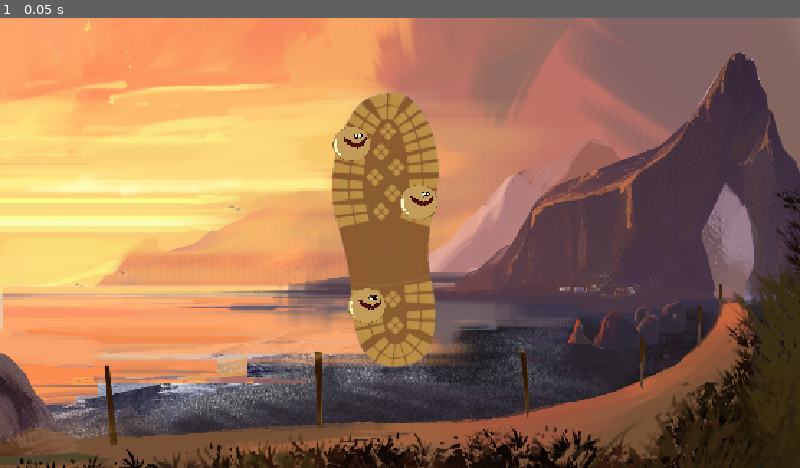
Above: before the commit, frame 1.
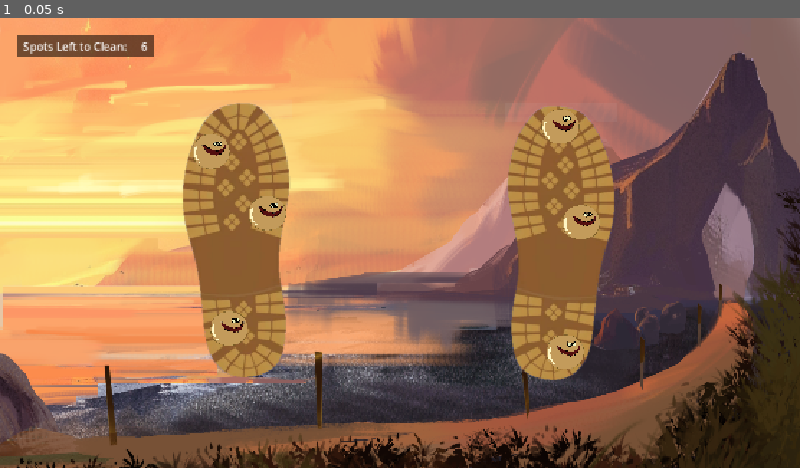
Above: after the commit, the same moment.

Repository: wmas516/SOFTENG700-Guardians-of-the-Forest
Game: Godot game, scene res://main/scenes/levels/minigames/CleaningBoot.tscn
The game is run twice, just before and just after one commit, with the same random seed, the same clock (stepped at 60 frames per second) and the same inputs. This scene is started directly instead of the project's main scene.
Inputs:
- Up to frame 1 (0.05 s): no input

The runs differ from the first frame. In frame 1, 20% of the frame differs, in the area x 2-77%, y 3-81%.

Commit message:
feat: boot clean ui

Diff:
--- /dev/null
+++ b/guardians-of-the-forrest/main/scenes/levels/minigames/BranchTrim.tscn
@@ -0,0 +1,22 @@
+[gd_scene format=3 uid="uid://b7kn5yvkqh6q0"]
+
+[ext_resource type="PackedScene" uid="uid://hvuda7qthsar" path="res://main/scenes/backgrounds/Background2.tscn" id="1_vrsdg"]
+[ext_resource type="PackedScene" uid="uid://b3vkbv5hgt1rw" path="res://main/scenes/levels/defense/Tree1.tscn" id="2_tq68q"]
+[ext_resource type="Script" uid="uid://7otirbekpvxs" path="res://main/scripts/src/main/minigames/Tree.gd" id="3_g4fll"]
+[ext_resource type="PackedScene" uid="uid://bgxy6l7ed5p4d" path="res://main/scenes/levels/defense/Tree2.tscn" id="4_dwokx"]
+
+[node name="BranchTrim" type="Node2D" unique_id=303672061]
+
+[node name="Background2" parent="." unique_id=1169487791 instance=ExtResource("1_vrsdg")]
+
+[node name="Tree" parent="." unique_id=616234793 instance=ExtResource("2_tq68q")]
+position = Vector2(367.00003, 425.00003)
+scale = Vector2(0.385, 0.385)
+script = ExtResource("3_g4fll")
+infected = true
+
+[node name="Tree2" parent="." unique_id=1849605979 instance=ExtResource("4_dwokx")]
+position = Vector2(898.99994, 439)
+scale = Vector2(0.38, 0.38)
+script = ExtResource("3_g4fll")
+infected = true
--- a/guardians-of-the-forrest/main/scenes/levels/minigames/CleaningBoot.tscn
+++ b/guardians-of-the-forrest/main/scenes/levels/minigames/CleaningBoot.tscn
@@ -5,11 +5,67 @@
 [ext_resource type="Texture2D" uid="uid://mf58lw5qq7re" path="res://resources/enemies/Dirty_Bubble.png" id="3_gy606"]
 [ext_resource type="Texture2D" uid="uid://dty80mflvv0fc" path="res://resources/props/shoe.png" id="4_v40sw"]
 
+[sub_resource type="StyleBoxFlat" id="StyleBoxFlat_hyicb"]
+bg_color = Color(0, 0, 0, 0.55)
+
 [sub_resource type="GDScript" id="GDScript_gy606"]
 
 [node name="CleaningBoot" type="Node2D" unique_id=965748908 node_paths=PackedStringArray("sprites")]
 script = ExtResource("1_gy606")
-sprites = [NodePath("Sprite2D"), NodePath("Sprite2D2"), NodePath("Sprite2D3")]
+sprites = [NodePath("Sprite2D"), NodePath("Sprite2D2"), NodePath("Sprite2D3"), NodePath("Sprite2D4"), NodePath("Sprite2D5"), NodePath("Sprite2D6")]
+
+[node name="HUD" type="Control" parent="." unique_id=1332782465]
+layout_mode = 3
+anchors_preset = 0
+offset_right = 1152.0
+offset_bottom = 648.0
+
+[node name="MarginContainer" type="MarginContainer" parent="HUD" unique_id=244367267]
+layout_mode = 0
+offset_right = 1152.0
+offset_bottom = 648.0
+theme_override_constants/margin_left = 25
+theme_override_constants/margin_top = 25
+theme_override_constants/margin_right = 25
+theme_override_constants/margin_bottom = 25
+
+[node name="HBoxContainer" type="VBoxContainer" parent="HUD/MarginContainer" unique_id=1037876537]
+layout_mode = 2
+theme_override_constants/separation = 1
+
+[node name="Wave" type="PanelContainer" parent="HUD/MarginContainer/HBoxContainer" unique_id=1381198697]
+layout_mode = 2
+size_flags_horizontal = 0
+theme_override_styles/panel = SubResource("StyleBoxFlat_hyicb")
+
+[node name="HBoxContainer" type="HBoxContainer" parent="HUD/MarginContainer/HBoxContainer/Wave" unique_id=676610854]
+layout_mode = 2
+size_flags_horizontal = 0
+theme_override_constants/separation = 0
+
+[node name="MarginContainer" type="MarginContainer" parent="HUD/MarginContainer/HBoxContainer/Wave/HBoxContainer" unique_id=1310756826]
+layout_mode = 2
+theme_override_constants/margin_left = 8
+theme_override_constants/margin_top = 4
+theme_override_constants/margin_right = 8
+theme_override_constants/margin_bottom = 4
+
+[node name="Title" type="Label" parent="HUD/MarginContainer/HBoxContainer/Wave/HBoxContainer/MarginContainer" unique_id=139965579]
+layout_mode = 2
+size_flags_vertical = 0
+theme_override_font_sizes/font_size = 16
+text = "Spots Left to Clean: "
+
+[node name="MarginContainer2" type="MarginContainer" parent="HUD/MarginContainer/HBoxContainer/Wave/HBoxContainer" unique_id=882530717]
+layout_mode = 2
+theme_override_constants/margin_left = 8
+theme_override_constants/margin_top = 4
+theme_override_constants/margin_right = 8
+theme_override_constants/margin_bottom = 4
+
+[node name="CurrentSpots" type="Label" parent="HUD/MarginContainer/HBoxContainer/Wave/HBoxContainer/MarginContainer2" unique_id=701112630]
+layout_mode = 2
+text = "67"
 
 [node name="TextureRect" type="TextureRect" parent="." unique_id=1618740350]
 z_index = -2
@@ -18,26 +74,51 @@
 texture = ExtResource("1_jdw5w")
 expand_mode = 2
 
+[node name="Shoe" type="Sprite2D" parent="." unique_id=1258363042]
+z_index = -1
+position = Vector2(340, 320)
+rotation = -1.5707964
+texture = ExtResource("4_v40sw")
+
 [node name="Sprite2D" type="Sprite2D" parent="." unique_id=2013017918]
-position = Vector2(505.44827, 181.09767)
+position = Vector2(303, 192)
 scale = Vector2(0.052873563, 0.060237985)
 texture = ExtResource("3_gy606")
 script = SubResource("GDScript_gy606")
 
-[node name="Shoe" type="Sprite2D" parent="." unique_id=1258363042]
-z_index = -1
-position = Vector2(555, 305)
-rotation = -1.5707964
-texture = ExtResource("4_v40sw")
-
 [node name="Sprite2D2" type="Sprite2D" parent="." unique_id=1699567667]
-position = Vector2(602, 265)
+position = Vector2(384, 281)
 scale = Vector2(0.052873563, 0.060237985)
 texture = ExtResource("3_gy606")
 script = SubResource("GDScript_gy606")
 
 [node name="Sprite2D3" type="Sprite2D" parent="." unique_id=2123999987]
-position = Vector2(527, 414)
+position = Vector2(329, 447)
 scale = Vector2(0.052873563, 0.060237985)
 texture = ExtResource("3_gy606")
 script = SubResource("GDScript_gy606")
+
+[node name="Shoe2" type="Sprite2D" parent="." unique_id=1399124704]
+z_index = -1
+position = Vector2(808, 324)
+rotation = -1.5707964
+texture = ExtResource("4_v40sw")
+flip_v = true
+
+[node name="Sprite2D4" type="Sprite2D" parent="." unique_id=134418159]
+position = Vector2(806, 156)
+scale = Vector2(0.052873563, 0.060237985)
+texture = ExtResource("3_gy606")
+script = SubResource("GDScript_gy606")
+
+[node name="Sprite2D5" type="Sprite2D" parent="." unique_id=1472434478]
+position = Vector2(836, 294)
+scale = Vector2(0.052873563, 0.060237985)
+texture = ExtResource("3_gy606")
+script = SubResource("GDScript_gy606")
+
+[node name="Sprite2D6" type="Sprite2D" parent="." unique_id=1518245265]
+position = Vector2(813.00006, 481)
+scale = Vector2(0.052873563, 0.060237985)
+texture = ExtResource("3_gy606")
+script = SubResource("GDScript_gy606")
--- a/guardians-of-the-forrest/main/scripts/src/main/minigames/CleaningBoot.gd
+++ b/guardians-of-the-forrest/main/scripts/src/main/minigames/CleaningBoot.gd
@@ -2,9 +2,12 @@
 
 @export var sprites: Array[Sprite2D]
 
+@onready var spotLabel: Label = $HUD/MarginContainer/HBoxContainer/Wave/HBoxContainer/MarginContainer2/CurrentSpots
+
 var isDragging = false
 
 func _ready():
+	spotLabel.text = str(sprites.size())
 	pass
 
 func _input(event):
@@ -31,6 +34,7 @@
 		sprites.erase(curSprite)
 		curSprite.queue_free()
 		if (sprites.size() <= 0):
+			clearedSprite(sprites.size())
 			miniGameOver()
 		else:
 			clearedSprite(sprites.size())
@@ -53,7 +57,8 @@
 	return null
 
 func clearedSprite(left: int):
-	print("[Removed Disease]:")
-	print(" - ", left , " left to go")
+	#print("[Removed Disease]:")
+	#print(" - ", left , " left to go")
+	spotLabel.text = str(left)
 func miniGameOver():
 	print("Boot Cleared")
--- /dev/null
+++ b/guardians-of-the-forrest/main/scripts/src/main/minigames/Tree.gd
@@ -0,0 +1,18 @@
+extends StaticBody2D
+
+
+@export var infected: bool = false
+
+@onready var healthSprite : Sprite2D = $Healthy
+@onready var infectedSprite : Sprite2D = $Infected
+
+# Called when the node enters the scene tree for the first time.
+func _ready() -> void:
+	healthSprite.visible = !infected
+	infectedSprite.visible = infected
+	pass # Replace with function body.
+
+
+# Called every frame. 'delta' is the elapsed time since the previous frame.
+func _process(delta: float) -> void:
+	pass
Not shown, added: guardians-of-the-forrest/main/scripts/src/main/minigames/Tree.gd.uid
